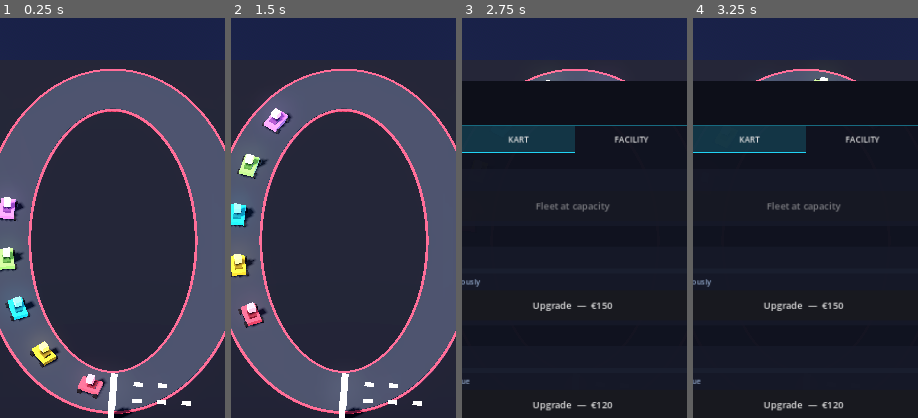
Above: before the commit, frames 1-4 (left to right).
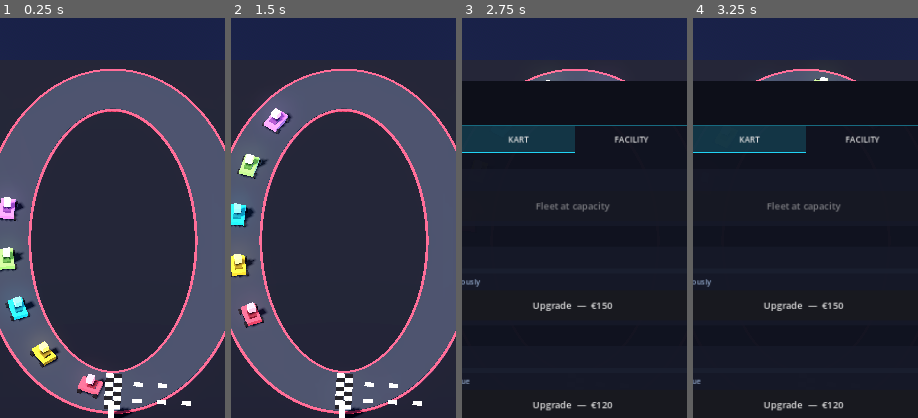
Above: after the commit, the same moments.

Repository: huubvreeker-create/Tycoon
Game: Godot game, scene res://scenes/main.tscn
Same seed, same stepped clock (60 frames per second), same inputs: the game is played once before the commit and once after it.
Inputs:
- Up to frame 1 (0.25 s): no input
- Up to frame 2 (1.5 s): click "⚙" at 0.5 s; click "TRACK" at 1.25 s
- Up to frame 3 (2.75 s): click "KART" at 2 s
- Up to frame 4 (3.25 s): click "FACILITY" at 2.75 s
The pictures show only the part of the screen within x 25-75%, y 22-72%; the shares and areas given below are measured in that part.

The runs differ from the first frame. In frame 1, 0.5% of the frame differs, in the area x 46-55%, y 88-98%; in frame 2, 0.5%; in frame 3, less than 0.1%; in frame 4, less than 0.1%.

Commit message:
Track only changes on tier-up + flatter pit merge + checkered finish
User feedback after the 10-tier overhaul:
1. Pit-lane connectors looked too steep / didn't merge cleanly
2. Finish line was just a single white slab + scattered grid marks
3. Track was growing every per-level upgrade — should ONLY grow on
   a tier rollover

scripts/track.gd:
* current_rx / current_rz / current_asphalt_width / current_wave_amp
  / current_race_duration now return the DISCRETE tier-table values.
  Removed the per-level lerp that morphed visuals continuously
  between tiers.
* upgrade_track() no longer calls _refresh_track_geometry on
  same-tier upgrades — the track only changes shape at tier
  rollovers (more chicanes, bigger size, new colour). Per-level
  upgrades just buy stat improvements (cost, capacity).
* Replaced the single-slab finish line with a real chequered grid:
  2 rows × 8 alternating black / white squares spanning the
  asphalt. Reads as a proper F1 chequered finish line from above.
* Cleaned up the local perp_out / perp_grid declarations so
  podium + grid markers + checker share one set.

scripts/facility_visuals.gd:
* FacilityVisuals no longer listens to track_level_changed (the
  track no longer moves on level changes, so rebuilding facilities
  every tap was wasted work).
* PIT-LANE NEAR EDGE bumped from track_outer_z(3) to
  track_outer_z(1.2) — pit straight now sits ~1m off the rumble
  strip instead of 3m, reads as a real parallel pit lane.
* PIT CONNECTORS now merge near the top of the oval (t=80° on
  +X side, 100° on -X side) instead of t=60° / 120°. This puts
  the merge point where the track tangent is most aligned with the
  pit straight — so the slip looks like a real shallow pit-out
  ramp instead of a steep diagonal slab. Connector slopes now
  range from 30° at tier 1 down to 9° at tier 10 (was ~75-90°).

https://claude.ai/code/session_01Sbv8ExRy1Fimm5caf9TfDv

Diff:
--- a/scripts/facility_visuals.gd
+++ b/scripts/facility_visuals.gd
@@ -40,10 +40,10 @@
 		add_child(holder)
 		_root_holders[facility] = holder
 	EventBus.facility_upgraded.connect(_on_facility_upgraded)
+	# Track size only changes on tier rollover (per-level upgrades buy
+	# stats, not new geometry), so we only need to rebuild facility
+	# layout on track_tier_changed.
 	EventBus.track_tier_changed.connect(_on_tier_changed.unbind(2))
-	# Also rebuild on per-level track upgrades so facilities track the
-	# track's continuous growth (RX/RZ now interpolate every level).
-	EventBus.track_level_changed.connect(_on_tier_changed.unbind(2))
 	# Defer first build so the track has constructed its path/footprint.
 	call_deferred("_rebuild_all")
 
@@ -249,13 +249,15 @@
 	var asphalt_color := Color(0.10, 0.11, 0.14)
 
 	# Pit straight runs along the long axis (X) on the +Z side.
+	# Width grows with facility level; length stays close to the track
+	# diameter (real circuits run pit straights alongside a long track
+	# straight).
 	var pit_lane_width: float = 2.6 + level * 0.06
 	var pit_lane_length: float = rx * 1.2
-	# Anchor the pit-lane's NEAR edge (the side facing the track) at
-	# `track_outer_z + SAFETY` so it never overlaps the rumble strip,
-	# even at high tiers where the chicane wave pushes the asphalt
-	# outward by several metres.
-	const SAFETY: float = 3.0
+	# Anchor the pit-lane's NEAR edge (the side facing the track) just
+	# past the rumble strip — only ~1m of grass between them so it
+	# reads as a real parallel pit lane instead of a far-away road.
+	const SAFETY: float = 1.2
 	var pit_lane_z: float = _track_outer_z(SAFETY) + pit_lane_width * 0.5
 	# Asphalt
 	_make_box(parent, Vector3(pit_lane_length, 0.08, pit_lane_width),
@@ -311,24 +313,33 @@
 		_PIT_LANE_COLOR.darkened(0.35))
 
 	# Connector slips bridging the pit straight to the main track.
-	# Each end of the pit lane gets a connector whose START is the end
-	# of the pit straight, and whose END sits ON the track oval at
-	# 60° (right side) or 120° (left side) — so the slip visibly
-	# merges into the asphalt instead of dangling in empty space.
+	# Each end gets a connector whose START is the end of the pit
+	# straight and whose END sits on the track oval at a SHALLOW
+	# angle (close to t=80° / 100° — near the top of the oval, where
+	# the track tangent is mostly along the X-axis like the pit
+	# straight). This makes the connectors read as real merge ramps
+	# instead of steep diagonal slabs.
 	var connector_width: float = pit_lane_width * 0.85
+	# 80° from +X axis = nearly at the +Z apex of the oval; mirror to
+	# 100° for the -X end. The closer the angle is to 90°, the
+	# shallower the merge (more parallel to the pit straight).
+	var merge_angle: float = deg_to_rad(80.0)
+	var outer_offset: float = _track.current_asphalt_width() * 0.5 \
+		+ _track.current_wave_amp() + _RUMBLE_INSET_VAL
 	for sign_x: int in [-1, 1]:
 		var start_pos := Vector3(float(sign_x) * pit_lane_length * 0.5, 0.04, pit_lane_z)
-		# Angle on the oval: 60° on the +X side, 120° on the -X side.
-		var t_angle: float = (PI / 3.0) if sign_x > 0 else (2.0 * PI / 3.0)
-		# Push the endpoint slightly OUTSIDE the rumble strip along
-		# the oval's outward normal, so the connector visibly overlaps
-		# the asphalt's outer edge.
+		# +X side merges at +80°; -X side at +100° (= 180° - 80°).
+		var t_angle: float = merge_angle if sign_x > 0 else (PI - merge_angle)
 		var oval_x: float = rx * cos(t_angle)
 		var oval_z: float = rz * sin(t_angle)
-		var n_raw := Vector2(rz * cos(t_angle), rx * sin(t_angle))
-		var n := n_raw.normalized()
-		var outer_offset: float = _track.current_asphalt_width() * 0.5 + _track.current_wave_amp() + _RUMBLE_INSET_VAL
-		var end_pos := Vector3(oval_x + n.x * outer_offset, 0.04, oval_z + n.y * outer_offset)
+		var n := Vector2(rz * cos(t_angle), rx * sin(t_angle)).normalized()
+		# End slightly inside the rumble strip so the connector visibly
+		# overlaps the asphalt's outer edge (instead of stopping just
+		# past it on the grass).
+		var end_pos := Vector3(
+			oval_x + n.x * (outer_offset - 0.3),
+			0.04,
+			oval_z + n.y * (outer_offset - 0.3))
 		var direction := end_pos - start_pos
 		var length: float = direction.length()
 		if length < 0.01:
--- a/scripts/track.gd
+++ b/scripts/track.gd
@@ -236,41 +236,26 @@
 	return TIER_LEVEL_CAPS[t - 1] - _tier_floor(t)
 
 
-# Linear interpolation between this tier's table value and the next
-# tier's, based on how far the player has progressed within the
-# current tier. Lets continuous per-level upgrades morph the visuals
-# smoothly toward the next tier instead of snapping at tier rollover.
-func _interp_value_for(table: Dictionary) -> float:
-	var t: int = track_tier()
-	var base_val: float = float(table[t])
-	if t >= TIER_COUNT:
-		return base_val
-	var levels: int = levels_in_current_track_tier()
-	if levels <= 1:
-		return base_val
-	var lvl_progress: float = float(track_level_in_tier() - 1) / float(levels - 1)
-	var next_val: float = float(table[t + 1])
-	return lerpf(base_val, next_val, lvl_progress)
-
+# Track geometry is DISCRETE per tier — only changes at tier rollover,
+# not on every per-level upgrade. The "current_*" wrappers exist so
+# callers don't have to reach into the tier tables themselves.
 func current_rx() -> float:
-	return _interp_value_for(TIER_TRACK_RX)
+	return float(TIER_TRACK_RX[track_tier()])
 
 func current_rz() -> float:
-	return _interp_value_for(TIER_TRACK_RZ)
+	return float(TIER_TRACK_RZ[track_tier()])
 
 func current_asphalt_width() -> float:
-	return _interp_value_for(TIER_ASPHALT_WIDTH)
+	return float(TIER_ASPHALT_WIDTH[track_tier()])
 
 func current_wave_amp() -> float:
-	return _interp_value_for(TIER_WAVE_AMP)
+	return float(TIER_WAVE_AMP[track_tier()])
 
 func current_wave_freq() -> int:
-	# Discrete — wave count only changes at tier rollovers so the
-	# chicane shape stays stable across each tier's levels.
 	return TIER_WAVE_FREQ[track_tier()]
 
 func current_race_duration() -> float:
-	return _interp_value_for(TIER_RACE_DURATION)
+	return float(TIER_RACE_DURATION[track_tier()])
 
 
 func venue_name() -> String:
@@ -324,12 +309,13 @@
 	track_level += 1
 	var new_tier := track_tier()
 	if new_tier != prev_tier:
+		# Tier rollover — full visual rebuild (size, colour, chicanes,
+		# garages, grandstands all snap to the new tier's recipe).
 		_rebuild_for_new_tier()
 		EventBus.track_tier_changed.emit(new_tier, venue_name())
-	else:
-		# Same tier — just nudge the geometry so the player sees a
-		# small but visible change for every single upgrade tap.
-		_refresh_track_geometry()
+	# NOTE: same-tier upgrades intentionally do NOT change the track
+	# geometry — only the tier rollover changes the look of the venue.
+	# Per-level upgrades only buy stat improvements (cost, capacity).
 	EventBus.track_level_changed.emit(track_level, new_tier)
 	EventBus.kart_count_changed.emit(karts.size(), kart_capacity())
 	return true
@@ -574,21 +560,51 @@
 	var t_tier: int = track_tier()
 	var w: float = TIER_ASPHALT_WIDTH[t_tier]
 
-	# Finish line — bright white slab across the asphalt.
-	var finish := MeshInstance3D.new()
-	finish.name = "FinishLine"
-	var fbm := BoxMesh.new()
-	fbm.size = Vector3(0.45, 0.07, w * 0.95)
-	finish.mesh = fbm
-	var fmat := StandardMaterial3D.new()
-	fmat.albedo_color = Color(0.96, 0.97, 1.0)
-	fmat.emission_enabled = true
-	fmat.emission = Color(0.96, 0.97, 1.0)
-	fmat.emission_energy_multiplier = 0.8
-	finish.material_override = fmat
-	finish.position = start_pos + Vector3(0, 0.06, 0)
-	finish.rotation.y = rot_y
-	start_finish_root.add_child(finish)
+	# Outward perpendicular (used for podium) and inward (used for grid
+	# markers + checker offsets). Track is parametrised CCW.
+	var perp_out: Vector3 = Vector3(tangent.z, 0, -tangent.x).normalized()
+	var perp_grid: Vector3 = -perp_out
+
+	# Checkered finish line — two rows of alternating black / white
+	# squares spanning the asphalt width, painted across the start of
+	# the lap. Reads as a real F1 chequered finish line from above.
+	var checker_count: int = 8
+	var checker_total_w: float = w * 0.95           # span across asphalt
+	var checker_w: float = checker_total_w / float(checker_count)
+	var checker_l: float = 0.55                     # length along tangent
+	var rows: int = 2
+	var row_gap: float = 0.0
+	for row in range(rows):
+		var along_offset: float = -checker_l * float(rows) * 0.5 \
+			+ (float(row) + 0.5) * checker_l
+		for i in range(checker_count):
+			# Alternate so neighbouring squares (both across and along)
+			# differ — gives the proper checkerboard pattern.
+			var is_white: bool = ((i + row) % 2 == 0)
+			var across_offset: float = -checker_total_w * 0.5 \
+				+ (float(i) + 0.5) * checker_w
+			var c_pos: Vector3 = start_pos \
+				+ tangent * along_offset \
+				+ perp_grid * across_offset \
+				+ Vector3(0, 0.07, 0)
+			var c := MeshInstance3D.new()
+			var cbm := BoxMesh.new()
+			cbm.size = Vector3(checker_l * 0.96, 0.06, checker_w * 0.94)
+			c.mesh = cbm
+			var cmat := StandardMaterial3D.new()
+			if is_white:
+				cmat.albedo_color = Color(0.96, 0.97, 1.0)
+				cmat.emission_enabled = true
+				cmat.emission = Color(0.96, 0.97, 1.0)
+				cmat.emission_energy_multiplier = 0.45
+			else:
+				cmat.albedo_color = Color(0.05, 0.05, 0.07)
+				cmat.roughness = 0.9
+			c.material_override = cmat
+			c.position = c_pos
+			c.rotation.y = rot_y
+			start_finish_root.add_child(c)
+		row_gap += 0.0  # placeholder, no gap between rows
 
 	# A subtle "podium" pillar just outside the asphalt to make the
 	# start/finish location easy to spot from anywhere on the venue.
@@ -602,14 +618,7 @@
 	pmat.emission = Color(0.96, 0.97, 1.0)
 	pmat.emission_energy_multiplier = 0.5
 	podium.material_override = pmat
-	# Outward perpendicular = the side that points AWAY from the oval
-	# centre. With the curve parametrised counter-clockwise this is
-	# (tangent.z, 0, -tangent.x) — used to push the podium to grass.
-	var perp_out: Vector3 = Vector3(tangent.z, 0, -tangent.x).normalized()
 	podium.position = start_pos + perp_out * (w * 0.55 + 0.4) + Vector3(0, 0.8, 0)
-	# Inward perp (opposite direction) keeps the grid markers ON the
-	# asphalt; alternating ± gives the staggered F1 grid layout.
-	var perp_grid: Vector3 = -perp_out
 	start_finish_root.add_child(podium)
 
 	# Starting-grid markers behind the finish line, alternating sides
